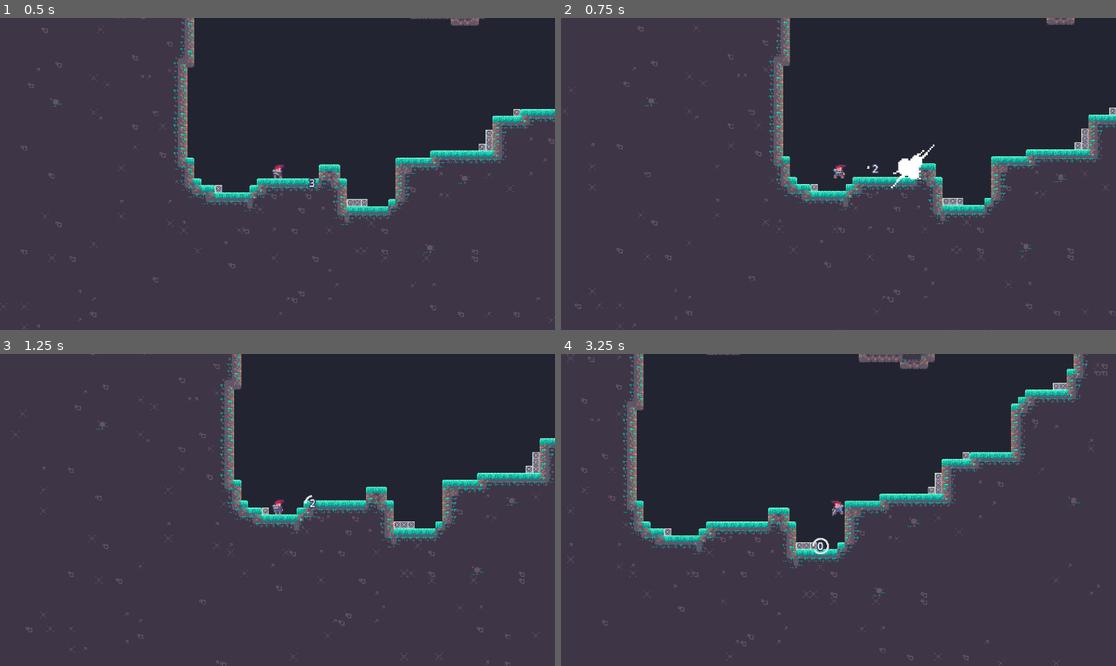
Above: before the commit, frames 1-4 (two rows, left to right).
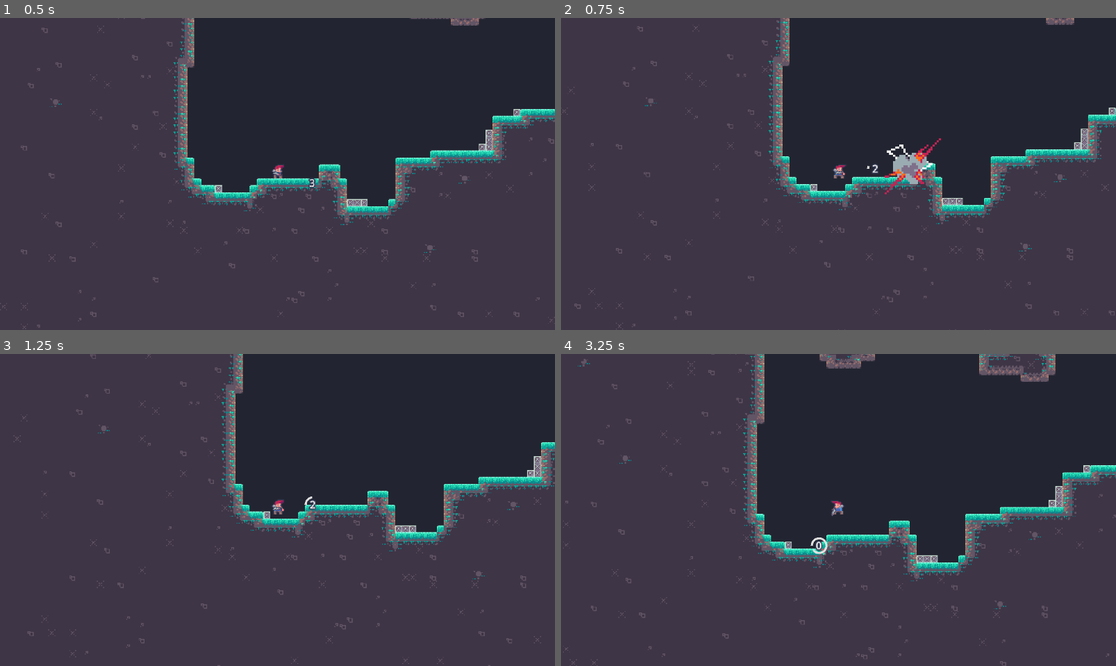
Above: after the commit, the same moments.

Repository: SoulierTom/Rocket
Game: Godot game, scene res://Scenes/Level Pico8.tscn
The game is run twice, just before and just after one commit, with the same random seed, the same clock (stepped at 60 frames per second) and the same inputs.
Inputs (mouse positions are in pixels of both pictures, inside the frame that each line leads up to):
- Up to frame 1 (0.5 s): no input
- Up to frame 2 (0.75 s): tap Enter at 0.5 s; move the mouse to (960, 158) at 0.52 s; press the mouse at (960, 158) at 0.53 s; hold D (Move_Right) from 0.53 s (still down)
- Up to frame 3 (1.25 s): keep holding D (Move_Right); tap Space (Jump) at 0.77 s
- Up to frame 4 (3.25 s): move the mouse to (727, 525) at 1.27 s; release the mouse at (727, 525) at 1.28 s; click (727, 525) at 1.35 s; tap Space (Jump) at 1.52, 3.02 s; move the mouse to (894, 441) at 2.02 s; release D (Move_Right) at 2.03 s; press the mouse at (894, 441) at 2.03 s; hold A (Move_Left) 2.03-2.78 s; move the mouse to (810, 572) at 2.77 s; release the mouse at (810, 572) at 2.78 s; hold D (Move_Right) from 2.78 s (still down); click (810, 572) at 2.85 s

Frame 1 is identical in both runs. In frame 2, 2.3% of the frame differs, in the area x 0-100%, y 0-100%; in frame 3, 5.3%; in frame 4, 33%.

Commit message:
update explo

Diff:
--- a/Scenes/Explosion.tscn
+++ b/Scenes/Explosion.tscn
@@ -81,7 +81,7 @@
 }],
 "loop": true,
 "name": &"Explosion",
-"speed": 14.0
+"speed": 20.0
 }]
 
 [node name="Explosion" type="Area2D"]
@@ -97,6 +97,7 @@
 autostart = true
 
 [node name="AnimatedSprite2D" type="AnimatedSprite2D" parent="."]
+scale = Vector2(1.2, 1.2)
 sprite_frames = SubResource("SpriteFrames_gwew1")
 animation = &"Explosion"
 
